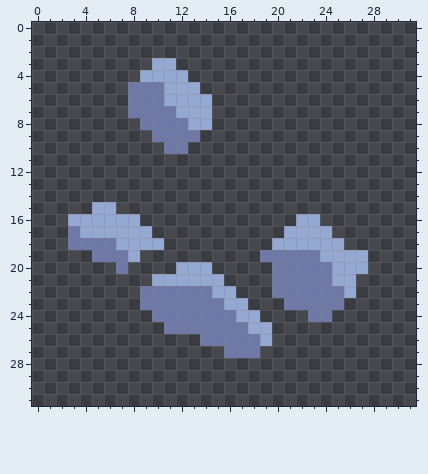
File history of a pixel-art sprite, sprites/blocks/environment/graphite-ore1.png. Above, as it was before the edit.
The file is 32x32 pixels.
Now the later version:
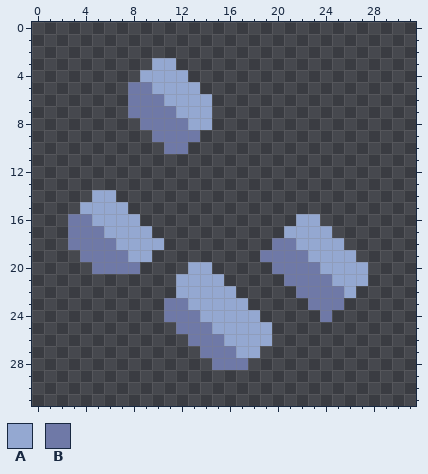
Palette (. is transparent): A #94a8d1  B #6f79a7
Diff:
{"y":5,"x":10,"old":"B","new":"A"}
{"y":14,"x":5,"old":"..","new":"AA"}
{"y":15,"x":4,"old":".","new":"A"}
{"y":15,"x":7,"old":".","new":"A"}
{"y":16,"x":3,"old":"AA","new":"BB"}
{"y":17,"x":4,"old":"AA","new":"BB"}
{"y":18,"x":20,"old":"AA","new":"BB"}
{"y":19,"x":4,"old":".","new":"B"}
{"y":19,"x":9,"old":".","new":"A"}
{"y":19,"x":23,"old":"B","new":"A"}
{"y":19,"x":27,"old":"A","new":"."}
{"y":20,"x":5,"old":"..","new":"BB"}
{"y":20,"x":8,"old":".","new":"B"}
{"y":20,"x":12,"old":"A","new":"."}
{"y":20,"x":24,"old":"B","new":"A"}
{"y":21,"x":10,"old":"AA","new":".."}
{"y":21,"x":20,"old":"B","new":"."}
{"y":21,"x":27,"old":".","new":"A"}
{"y":22,"x":9,"old":"BBBBBB","new":"...AAA"}
{"y":22,"x":20,"old":"BB","new":".."}
{"y":23,"x":9,"old":"BB","new":".."}
{"y":23,"x":13,"old":"BBB","new":"AAA"}
{"y":23,"x":21,"old":"BB","new":".."}
{"y":24,"x":10,"old":"B","new":"."}
{"y":24,"x":14,"old":"BBB","new":"AAA"}
{"y":24,"x":23,"old":"B","new":"."}
{"y":25,"x":11,"old":"B","new":"."}
{"y":25,"x":15,"old":"BBB","new":"AAA"}
{"y":26,"x":13,"old":".","new":"B"}
{"y":26,"x":16,"old":"BBB","new":"AAA"}
{"y":27,"x":14,"old":"..","new":"BB"}
{"y":27,"x":17,"old":"BB","new":"AA"}
{"y":28,"x":15,"old":"...","new":"BBB"}
{"label":"changed","picture_box":[152,82,164,94]}
{"label":"changed","picture_box":[68,190,368,370]}
